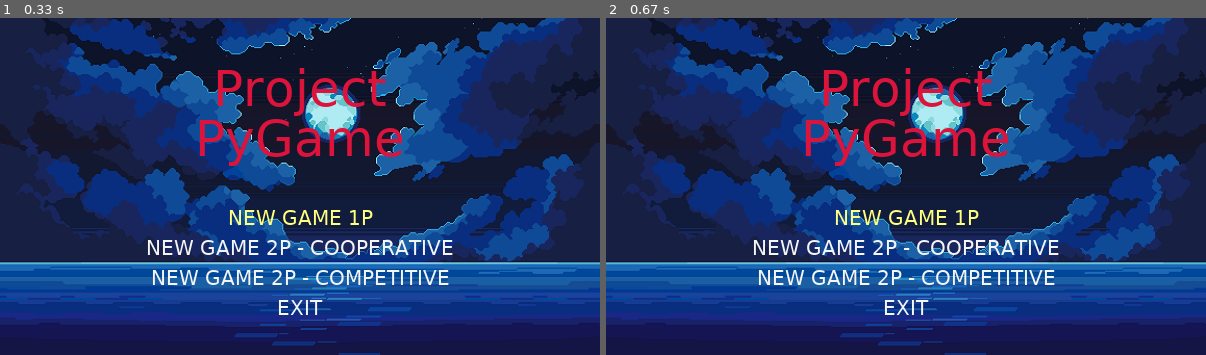
Above: before the commit, frames 1-2 (left to right).
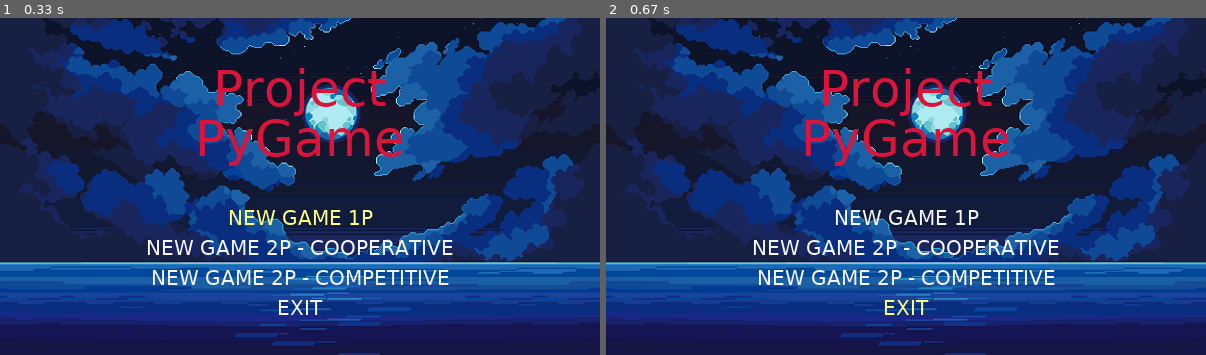
Above: after the commit, the same moments.

Repository: minishey/ProjetoPyGame
Game: pygame game, started from ProjetoPyGame/main.py
Two runs of this game, one before a commit and one after it. Both use one fixed random seed, a clock stepped at 60 frames per second and the inputs below.
Inputs:
- Up to frame 1 (0.33 s): no input
- Up to frame 2 (0.67 s): hold Up from 0.33 s (still down)

Frame 1 is identical in both runs. In frame 2, 0.5% of the frame differs, in the area x 38-63%, y 56-89%.

Commit message:
Aula 03 1:15:47

Diff:
--- a/ProjetoPyGame/Codes/Game.py
+++ b/ProjetoPyGame/Codes/Game.py
@@ -1,8 +1,10 @@
+import sys
+
 import pygame as pygame
 from pygame import Surface, Rect
 from pygame.font import Font
 
-from Codes.Const import WIN_WIDTH, WIN_HEIGHT
+from Codes.Const import WIN_WIDTH, WIN_HEIGHT, MENU_OPTION
 from Codes.Menu import Menu
 
 
@@ -15,5 +17,10 @@
 
         while True:
             menu = Menu(self.screen_Surface)
+            menu_return = menu.run()
 
-            menu.run()
+            if menu_return in [MENU_OPTION[0], MENU_OPTION[1], MENU_OPTION[2]]:
+                pass
+            else:
+                pygame.quit()
+                sys.exit()
--- a/ProjetoPyGame/Codes/Menu.py
+++ b/ProjetoPyGame/Codes/Menu.py
@@ -18,22 +18,35 @@
         pygame.mixer_music.play(-1)
         menu_option = 0
         while True:
+            # Desenhar na tela
             self.screen_Surface.blit(source=self.surf, dest=self.rect)
             self.menu_text(50, "Project", COLOR_RED, ((WIN_WIDTH / 2), 70))
             self.menu_text(50, "PyGame", COLOR_RED, ((WIN_WIDTH / 2), 120))
-
             for i in range(len(MENU_OPTION)):
                 if i == menu_option:
                     self.menu_text(20, MENU_OPTION[i], COLOR_YELLOW, (WIN_WIDTH / 2, 200 + 30 * i))
                 else:
                     self.menu_text(20, MENU_OPTION[i], COLOR_WHITE, (WIN_WIDTH / 2, 200 + 30 * i))
+            pygame.display.flip()
+
+            # Verificar eventos
             for event in pygame.event.get():
                 if event.type == pygame.QUIT:
                     pygame.quit()
                     sys.exit()
-
-
-            pygame.display.flip()
+                if event.type == pygame.KEYDOWN:  # testar se a alguma tecla foi pressionada
+                    if event.key == pygame.K_DOWN:  # se a tecla seta para baixo foi pressionada
+                        if menu_option < len(MENU_OPTION) - 1:
+                            menu_option += 1
+                        else:
+                            menu_option = 0
+                    if event.key == pygame.K_UP:  # se a tecla seta para baixo foi pressionada
+                        if menu_option > 0:
+                            menu_option -= 1
+                        else:
+                            menu_option = len(MENU_OPTION) - 1
+                    if event.key == pygame.K_RETURN:
+                        return MENU_OPTION[menu_option]
 
     def menu_text(self, text_size: int, text: str, text_color: tuple, text_center_pos: tuple):
         text_font: Font = pygame.font.SysFont(name="Lucida Sans Typewriter", size=text_size)
